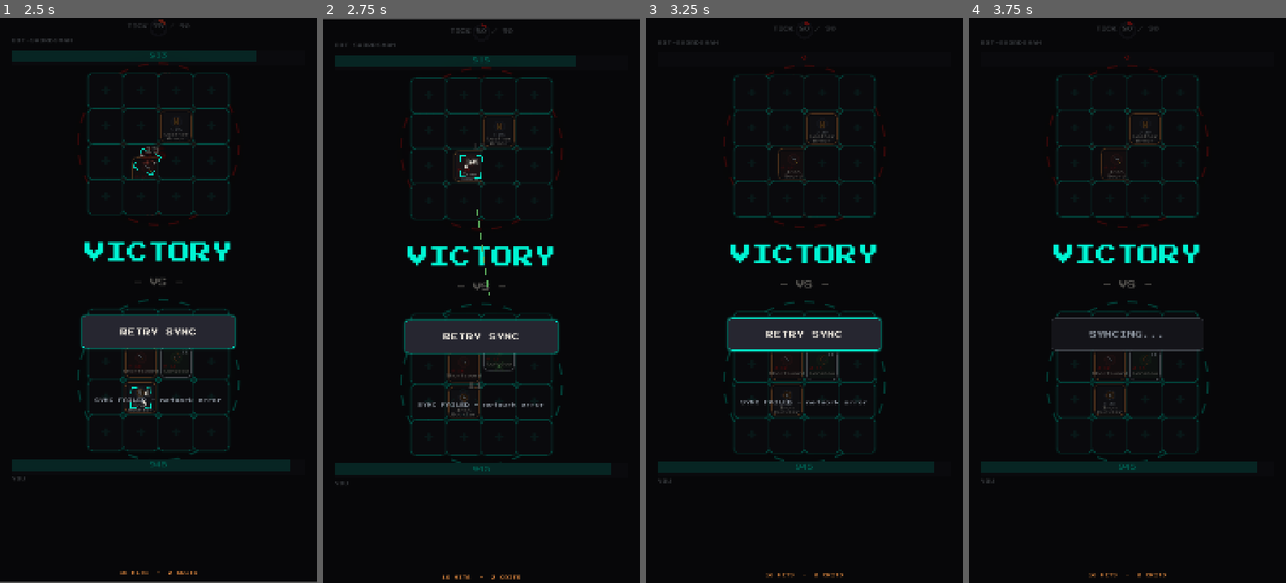
Above: before the commit, frames 1-4 (left to right).
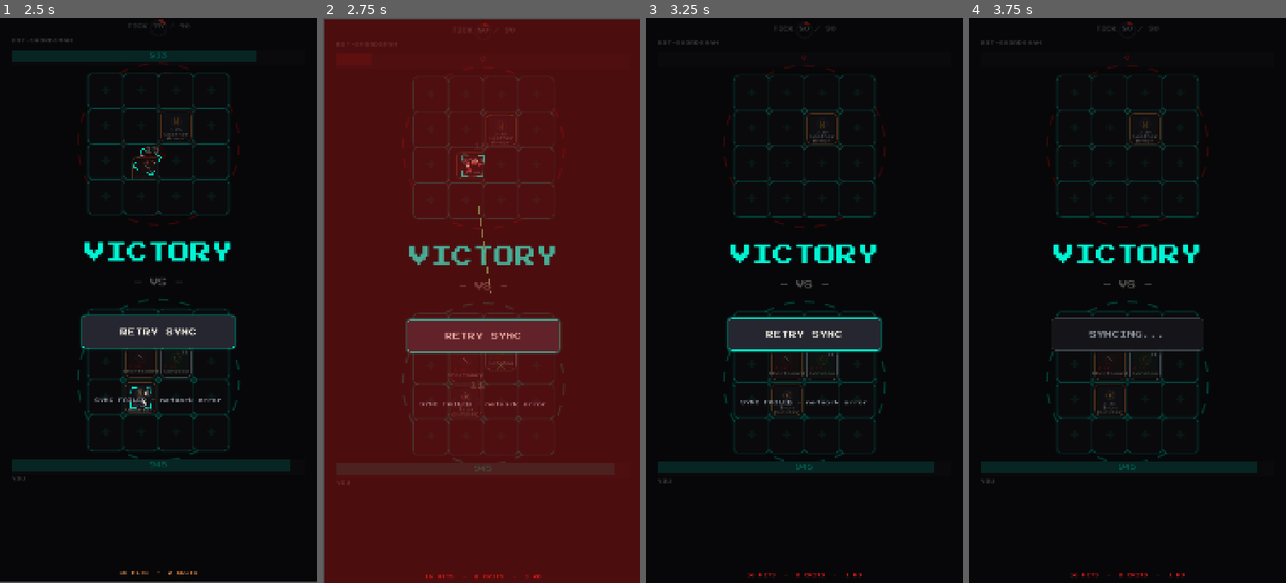
Above: after the commit, the same moments.

Repository: nomotomo/syn-grid-client
Game: Godot game, scene res://scenes/combat_replay/CombatReplayPreviewHarness.tscn
Same seed, same stepped clock (60 frames per second), same inputs: the game is played once before the commit and once after it. This scene is started directly instead of the project's main scene. Sound files missing from this copy of the repository are replaced by a short silence.
Inputs (mouse positions are in pixels of both pictures, inside the frame that each line leads up to):
- Up to frame 1 (2.5 s): click "SKIP >>" at 0.5 s; click "RETRY SYNC" at 1.25 s; click "RETRY SYNC" at 2 s
- Up to frame 2 (2.75 s): no input
- Up to frame 3 (3.25 s): click "RETRY SYNC" at 2.75 s
- Up to frame 4 (3.75 s): tap Enter at 3.5 s; drag from (1146, 131) to (1159, 176) at 3.52 s

Frame 1 is identical in both runs. In frame 2, 100% of the frame differs, in the area x 0-100%, y 0-100%; in frame 3, 0.2%; in frame 4, 0.2%.

Commit message:
Address PR #48 review: skip hit-reaction on match-ending blow.
Avoid modulate tween conflict between _play_hit_reaction flash and play_shatter fade; consolidate target_card lookup; fix offline harness so the final strike reaches target_hp_after <= 0.

Co-authored-by: Cursor <cursoragent@cursor.com>

Diff:
--- a/scenes/combat_replay/CombatReplayPreviewHarness.gd
+++ b/scenes/combat_replay/CombatReplayPreviewHarness.gd
@@ -82,6 +82,18 @@
 				"crit": crit, "actual_damage": dmg, "shield_absorbed": absorbed,
 				"hp_loss": loss, "target_hp_after": opp_hp,
 				"target_shield_after": opp_shield})
+	# Last player strike must actually end the match so offline harness exercises
+	# shatter + killing-blow juice (simulated opp_hp was not reaching zero).
+	for j in range(events.size() - 1, -1, -1):
+		var e: Dictionary = events[j]
+		if String(e.get("target_player_id", "")) != "bot-swordsman":
+			continue
+		var pre_hit_hp := float(e.get("target_hp_after", 0.0)) + float(e.get("hp_loss", 0.0))
+		e["hp_loss"] = pre_hit_hp
+		e["actual_damage"] = pre_hit_hp + float(e.get("shield_absorbed", 0.0))
+		e["target_hp_after"] = 0.0
+		opp_hp = 0.0
+		break
 	return {
 		"attacker_id": "preview-player",
 		"defender_id": "bot-swordsman",
@@ -89,7 +101,7 @@
 		"total_ticks": 90,
 		"events": events,
 		"attacker_hp_final": my_hp,
-		"defender_hp_final": 0.0,
+		"defender_hp_final": opp_hp,
 	}
 
 func _instance_replay() -> void:
--- a/scenes/combat_replay/CombatReplayScene.gd
+++ b/scenes/combat_replay/CombatReplayScene.gd
@@ -246,6 +246,7 @@
         var hp_loss := float(ev.get("hp_loss", 0.0))
         var shield_absorbed := float(ev.get("shield_absorbed", 0.0))
         var target_hp_after := float(ev.get("target_hp_after", 0.0))
+        var is_match_ending := hp_loss > 0.0 and target_hp_after <= 0.0
 
         _play_lunge(firing_id)
         _play_fire_sfx(firing_id, crit)
@@ -266,7 +267,8 @@
 
         var impact_pos := _impact_position(ev, target_bar)
         var target_card: ItemCard = _cards_by_item_id.get(String(ev.get("target_item_id", "")))
-        _play_hit_reaction(target_card)
+        if not is_match_ending:
+                _play_hit_reaction(target_card)
         if firing_card != null:
                 _spawn_muzzle_flash(firing_card.get_global_rect().get_center(), category)
                 _spawn_projectile(firing_card.get_global_rect().get_center(),
@@ -280,7 +282,7 @@
                 _hit_count += 1
         if crit:
                 _crit_count += 1
-        if hp_loss > 0.0 and target_hp_after <= 0.0:
+        if is_match_ending:
                 _ko_count += 1
         _refresh_hit_counter()
 
@@ -295,13 +297,12 @@
 
         # Killing-blow accent: on the shot that ends a life bar, paint a soft
         # DANGER wash over the whole viewport that fades out over 0.35s.
-        if hp_loss > 0.0 and target_hp_after <= 0.0:
-                var dying_card: ItemCard = _cards_by_item_id.get(String(ev.get("target_item_id", "")))
-                if dying_card != null:
-                        dying_card.play_shatter()
+        if is_match_ending:
+                if target_card != null:
+                        target_card.play_shatter()
                         var dying_item: Dictionary = _items_by_id.get(String(ev.get("target_item_id", "")), {})
                         var shatter_color := _projectile_color(String(dying_item.get("weapon_category", "")))
-                        _spawn_damage_sparks(dying_card.get_global_rect().get_center(), shatter_color, 5)
+                        _spawn_damage_sparks(target_card.get_global_rect().get_center(), shatter_color, 5)
                 _play_killing_blow_effect()
 
 func _play_hit_reaction(target_card: ItemCard) -> void:
